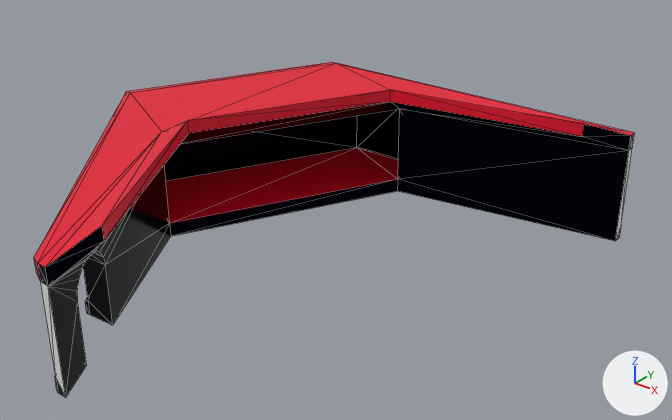
The glTF model CEON/models/CEON_CABARET.glb, before and after one commit.
Rendered twice from a 50 mm camera at (41.76, -24.3, 3.85) aimed at (27.63, -6.63, -7.1). Arrows for +X, +Y and +Z are at lower right; the lights stay in place. Mesh edges are drawn as thin lines. Vertices at the same position are counted once.

The first picture shows 'CABARET'.
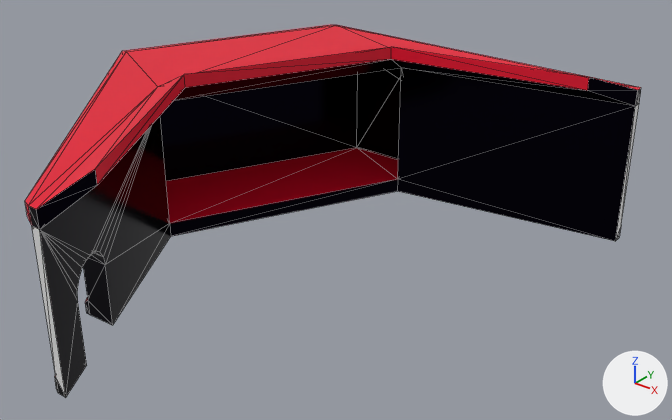
Boxes (x1, y1, x2, y2) around the edits, measured in the pictures (672 x 420 px; the box of a moved part takes in the faces that stretch with it):
'CABARET', reshaped (11% taller): before (34, 62, 635, 398); after (25, 25, 641, 398)
part 1 of me_cube_011, moved or reshaped: before (34, 62, 635, 372); after (25, 25, 641, 372)

Patch to the scene script:
```diff
--- a/CEON/models/CEON_CABARET.glb.py
+++ b/CEON/models/CEON_CABARET.glb.py
@@ me_cube_011 @@
 me_cube_011.from_pydata(...)  # 94 vertices, 172 faces; spans x 19.0..33.1, y -15.0..0.1, z -8.8..-5.1
 # used by ob_cabaret; location = (0.0, 0.0, 0.0)
+# me_cube_011 part 1: all 38 vertices in x 19.0..33.1, y -15.0..0.1, z -6.0..-5.1 are moved by (0.0, 0.0, 1.3)
 me_cube_011.materials.append(mat_exowalls)
```
